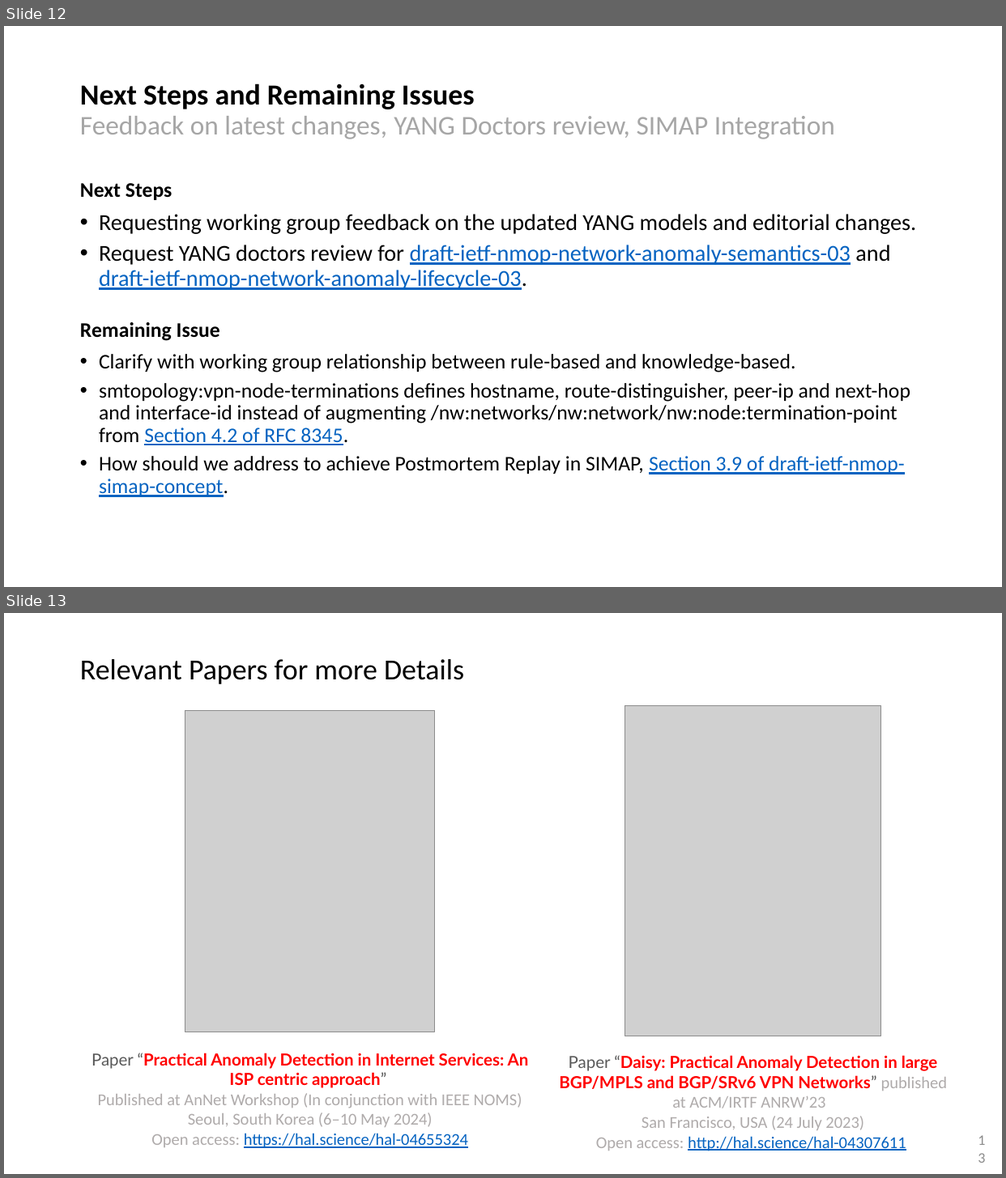
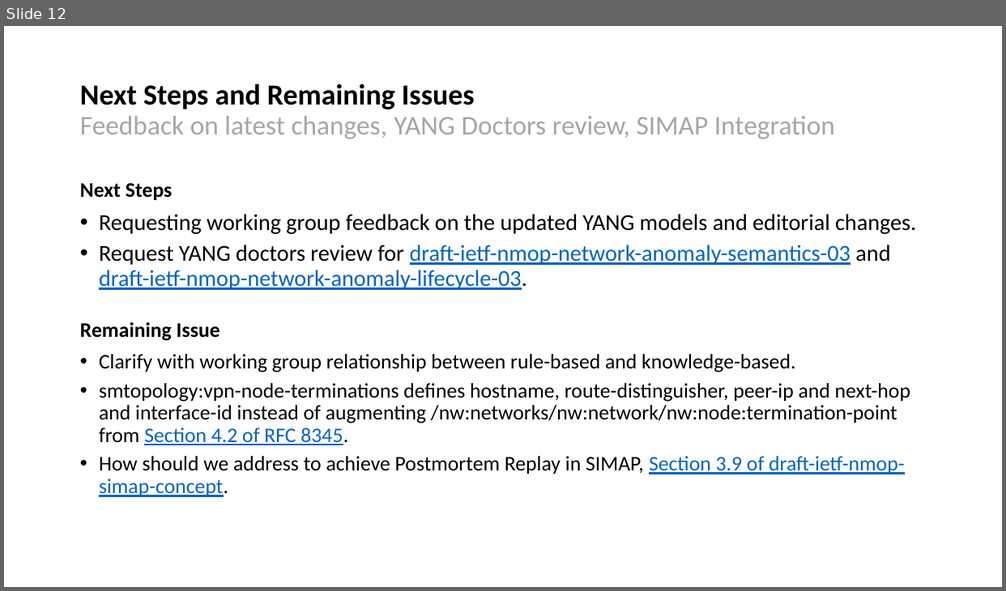
Before and after one commit to network-analytics/ietf-network-analytics-document-status, a slide deck: 123/NMOP/draft-ietf-nmop-network-anomaly-architecture-semantics-lifecycle.pptx. Shown one above the other, each under a label of ours: slides 12 and 13 before the commit, slide 12 after it. The pictures are 1006x1178 and 1006x591 pixels, drawn with LibreOffice and Linux fonts; fonts in the diff are those of the drawing; grey boxes stand for pictures. Boxes give left, top, right and bottom in pixels: in the first picture for what was removed or moved away, otherwise in the second. Text is boxed around its words. In the diff, an @@ line names an element or a change of style, - is before the commit and + after.

```diff
--- a/123/NMOP/draft-ietf-nmop-network-anomaly-architecture-semantics-lifecycle.pptx
+++ b/123/NMOP/draft-ietf-nmop-network-anomaly-architecture-semantics-lifecycle.pptx
@@ slide 13 removed at (4, 613, 1002, 1174), background #FFFFFF @@
@@ title removed at (80, 659, 464, 684) @@
-Relevant Papers for more Details
@@ picture removed at (625, 706, 881, 1037) @@
@@ picture removed at (185, 710, 434, 1033) @@
@@ text removed at (91, 1053, 529, 1148) @@
-Paper “Practical Anomaly Detection in Internet Services: An ISP centric approach”
-Published at AnNet Workshop (In conjunction with IEEE NOMS)
-Seoul, South Korea (6–10 May 2024)
-Open access: https://hal.science/hal-04655324
@@ text removed at (559, 1055, 947, 1152) @@
-Paper “Daisy: Practical Anomaly Detection in large BGP/MPLS and BGP/SRv6 VPN Networks” published at ACM/IRTF ANRW’23
-San Francisco, USA (24 July 2023)
-Open access: http://hal.science/hal-04307611
@@ page number removed at (970, 1137, 987, 1161) @@
-13
```
Also in this commit, not shown: 1 slide changed, 1 other file.
